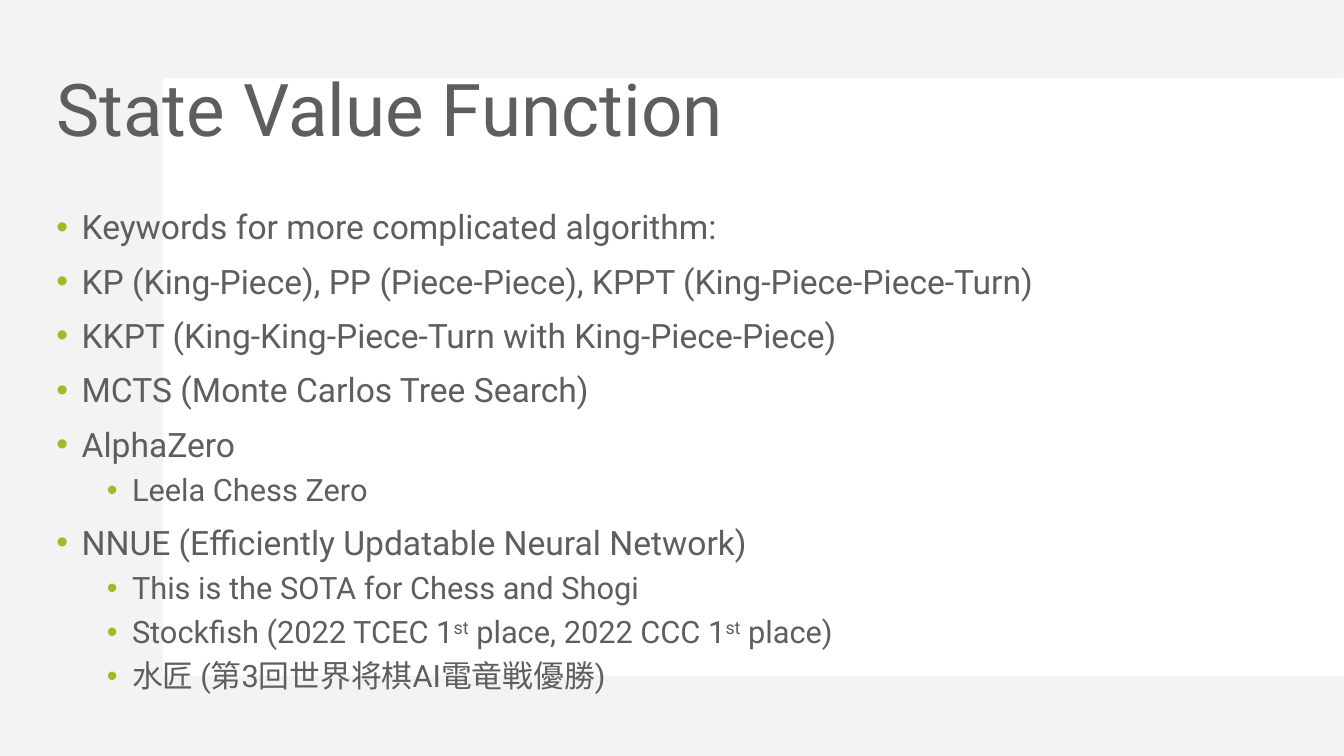
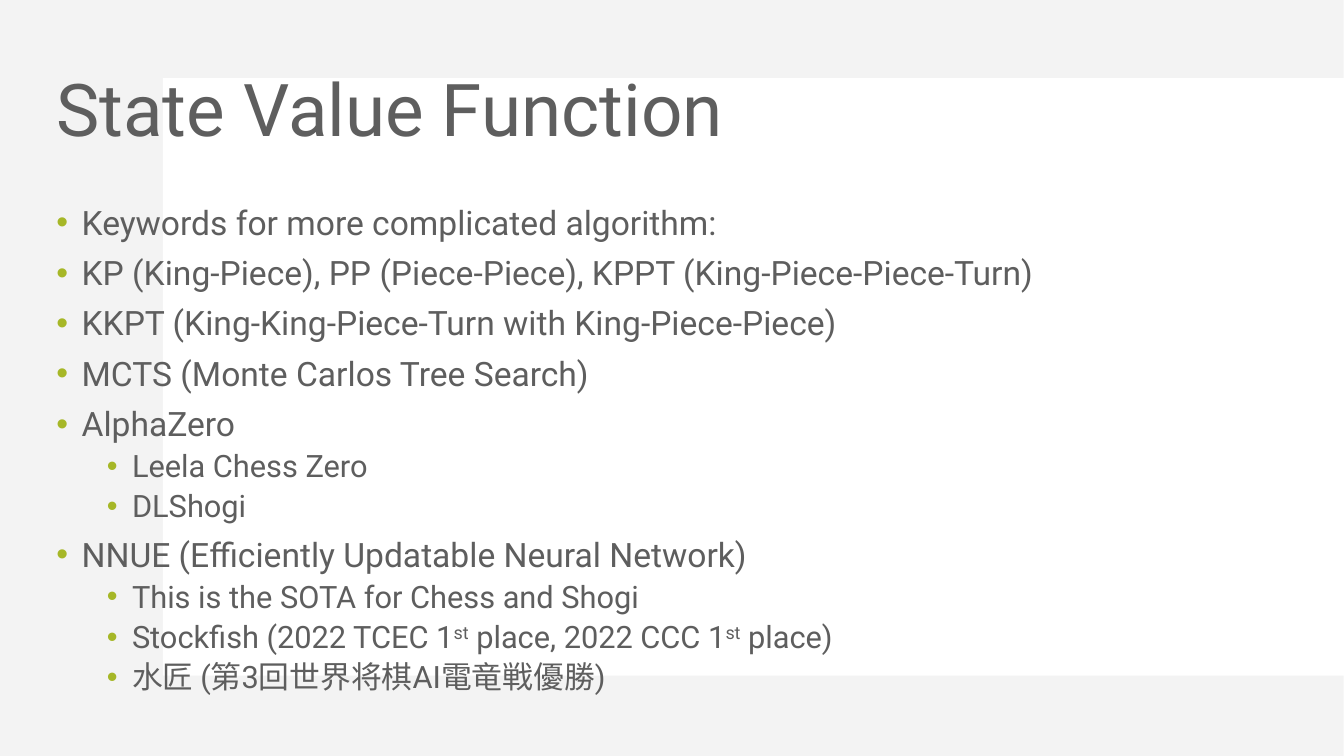
Before and after one commit to KohakuBlueleaf/MiniChess, a slide deck: slide 18 of document/Mini Project 3 introduction.pptx. Drawn at 1344x756 pixels with LibreOffice and Linux fonts; fonts in the diff are those of the drawing. Boxes give left, top, right and bottom in pixels: in the first picture for what was removed or moved away, otherwise in the second. Text is boxed around its words. In the diff, an @@ line names an element or a change of style, - is before the commit and + after.

```diff
--- a/document/Mini Project 3 introduction.pptx
+++ b/document/Mini Project 3 introduction.pptx
@@ text at (82, 209, 1033, 695): line spacing 1 to 0.9 @@
@@ text at (132, 494, 246, 524): paragraph added @@
+  • DLShogi
```
Also in this commit, not shown: 3 other slides changed, 1 slide added, 1 other file.
